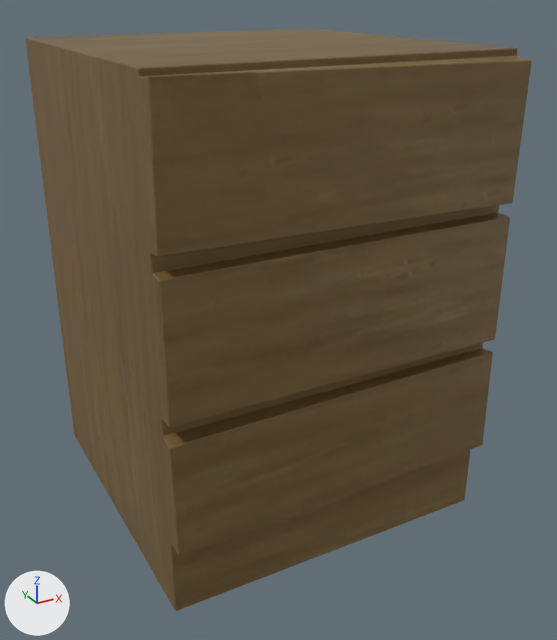
Before and after pictures for a commit that changed the FBX model Assets/Furniture/cabinet1.fbx.
One viewpoint serves both versions: a 50 mm camera at (-2.23, -4.35, 3.38) aimed at (0.07, -0.16, 1.28). Lighting does not change. The marker at lower left points along +X, +Y and +Z.

Objects in the first picture: 'Cabinet1'.
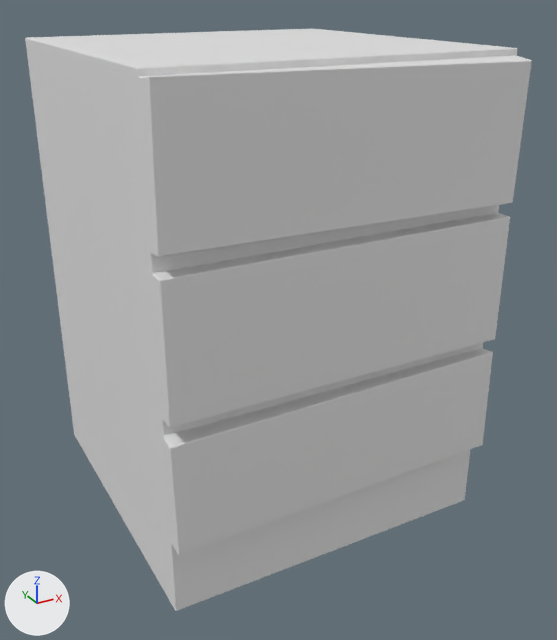
The edits, one by one:
me_cube_001 has 184 vertices, 186 faces and spans x -1.1..1.1, y -1.15..1.16, z 0.0..3.04.
me_cube_001 no longer uses material mat_material_001 (picture img_wood_01_jpg).

Where the change shows, as pixel boxes (x1, y1, x2, y2) in the pictures (557 x 640 px):
'Cabinet1', recoloured (brown to grey): (25, 29, 532, 611) in both
